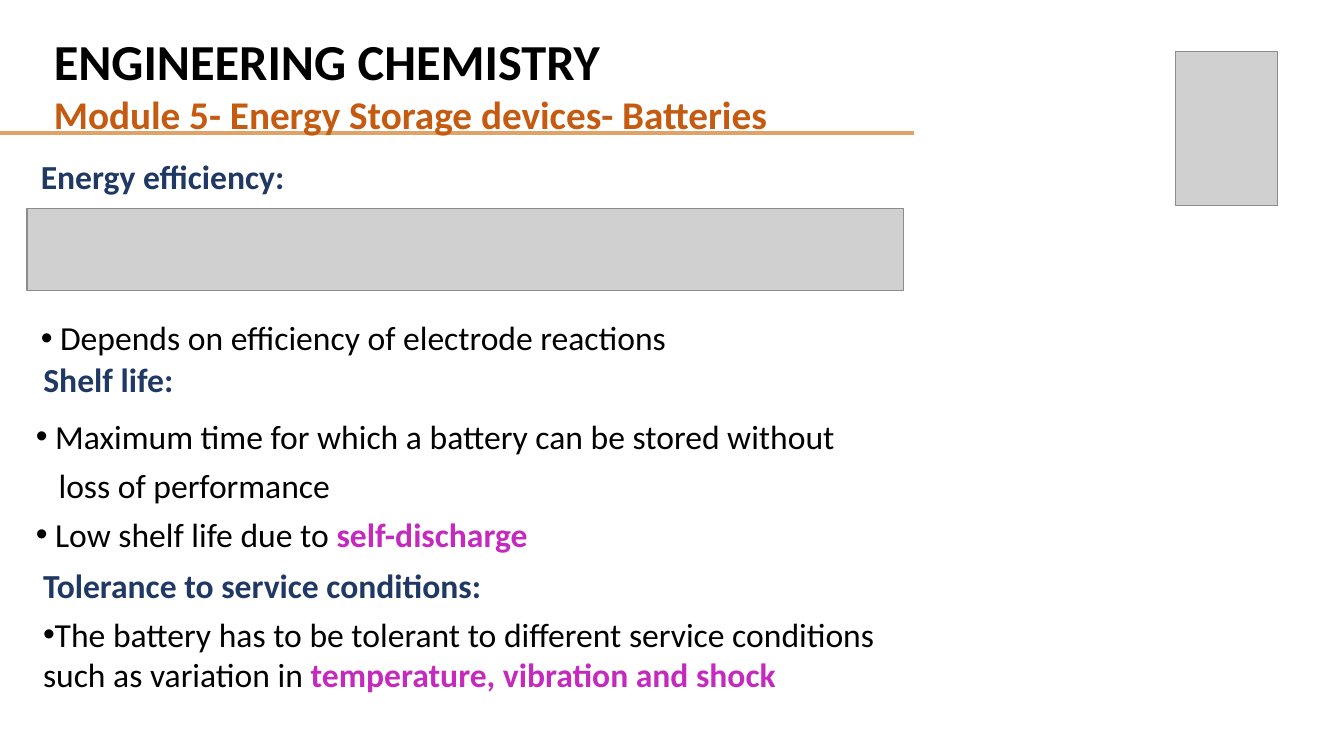
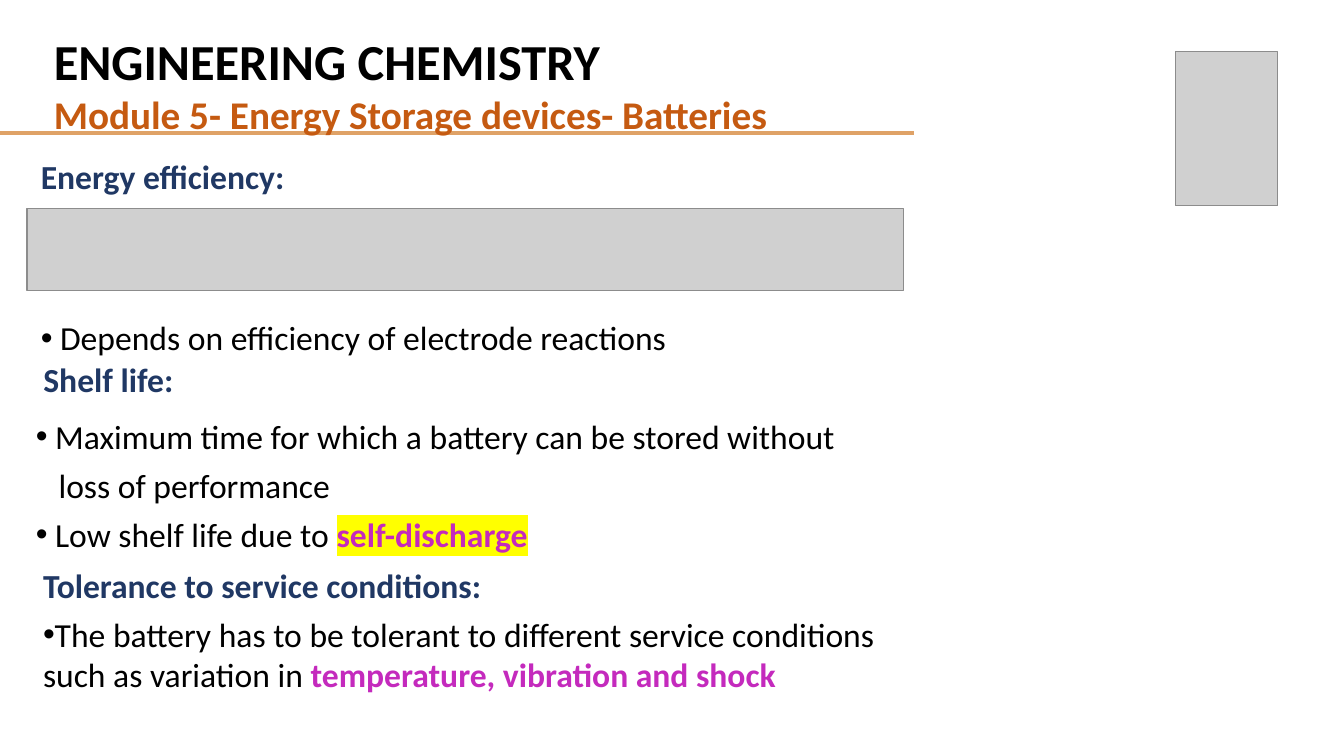
Before and after one commit to neeraj-r-rugi/PESU-FILES, a slide deck: slide 6 of 1st-Sem-Chem-Cycle/Subject_Files/chemistry/Unit 3/Unit 3 class 26 - Battery Characteristics.pptx. Drawn at 1344x756 pixels with LibreOffice and Linux fonts; fonts in the diff are those of the drawing; grey boxes stand for pictures. Boxes give left, top, right and bottom in pixels: in the first picture for what was removed or moved away, otherwise in the second. Text is boxed around its words. In the diff, an @@ line names an element or a change of style, - is before the commit and + after.

```diff
--- a/1st-Sem-Chem-Cycle/Subject_Files/chemistry/Unit 3/Unit 3 class 26 - Battery Characteristics.pptx
+++ b/1st-Sem-Chem-Cycle/Subject_Files/chemistry/Unit 3/Unit 3 class 26 - Battery Characteristics.pptx
@@ text at box(55, 523, 528, 553): highlight none to #FFFF00 in "self-discharge" @@
```
Also in this commit, not shown: 1 other slide changed, 54 other files.
